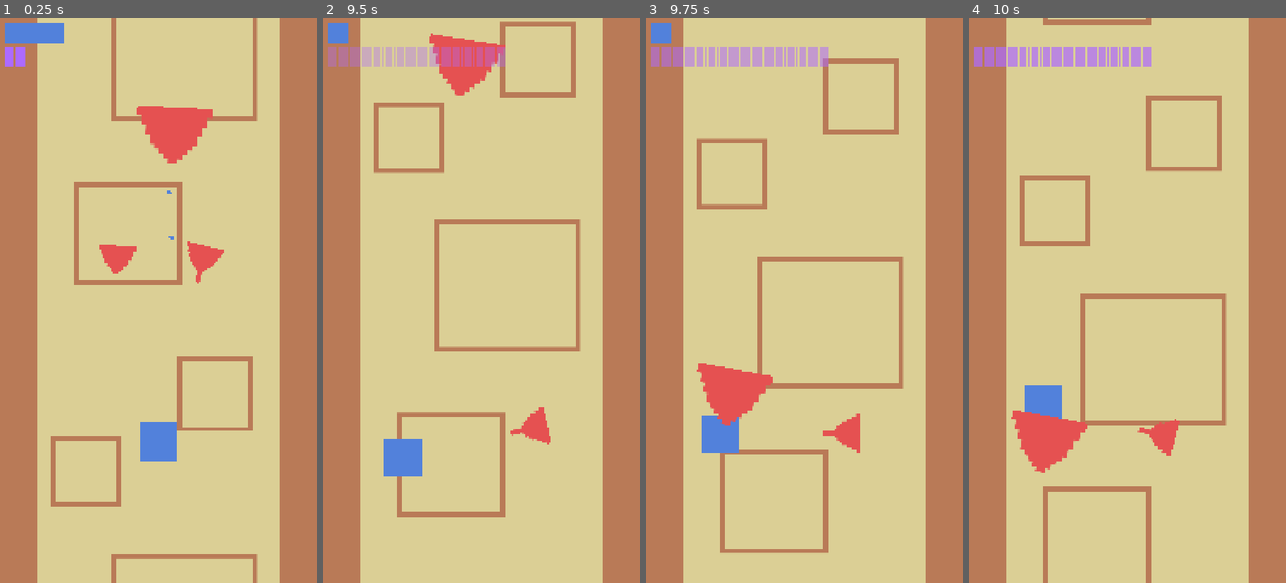
Above: before the commit, frames 1-4 (left to right).
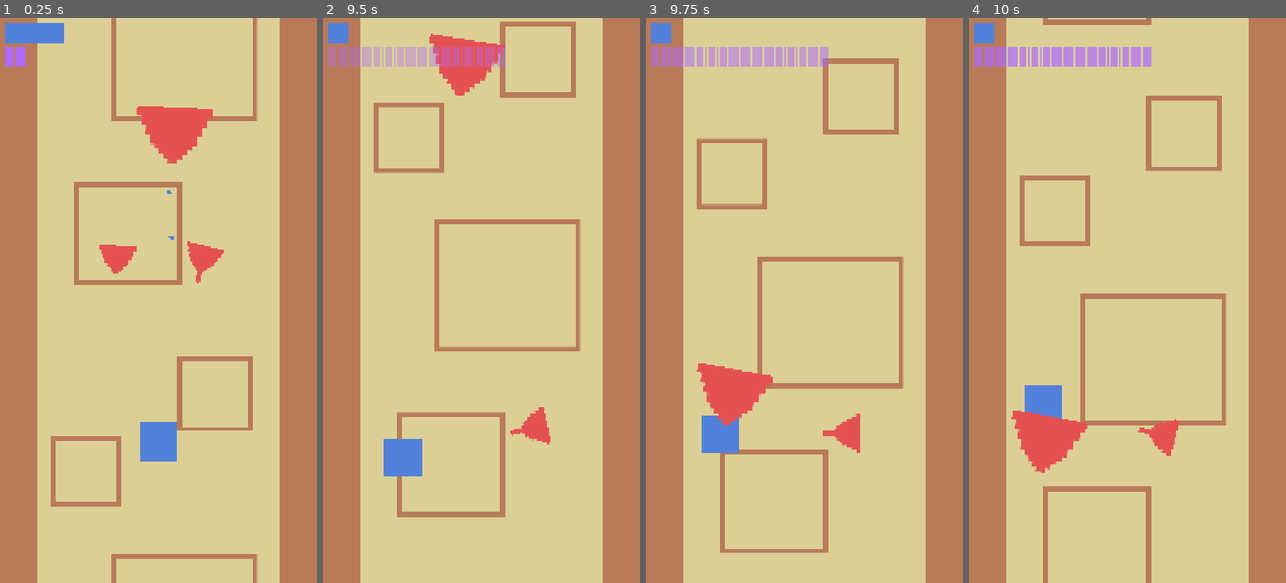
Above: after the commit, the same moments.

Repository: cormacoshaughnessey-maker/PanthersArcade
Game: Godot game, scene res://Scenes/game.tscn
Same seed, same stepped clock (60 frames per second), same inputs: the game is played once before the commit and once after it.
Inputs:
- Up to frame 1 (0.25 s): no input
- Up to frame 2 (9.5 s): hold Right (right) 0.53-1.28 s; hold Space (rewind) 0.53-1.28 s; hold Down (down) 1.28-2.03 s; tap Space (rewind) every 1.5 s from 1.35 to 8.85 s; hold Right (right) 2.03-2.78 s; hold Space (rewind) 2.03-2.78 s; hold Up (up) 2.78-3.53 s; hold Space (rewind) 3.53-4.28 s; hold Left (left) 3.53-5.03 s; hold Down (down) 5.03-5.78 s; hold Space (rewind) 5.03-5.78 s; hold Right (right) 5.78-6.53 s; hold Up (up) 6.53-7.28 s; hold Space (rewind) 6.53-7.28 s; hold Right (right) 7.28-8.03 s; hold Down (down) 8.03-8.78 s; hold Space (rewind) 8.03-8.78 s; hold Left (left) from 8.78 s (still down)
- Up to frame 3 (9.75 s): release Left (left) at 9.53 s; hold Up (up) from 9.53 s (still down); hold Space (rewind) from 9.53 s (still down)
- Up to frame 4 (10 s): keep holding Up (up); keep holding Space (rewind)

Frames 1-3 are identical in both runs. In frame 4, 0.2% of the frame differs, in the area x 1-8%, y 0-5%.

Commit message:
Reorganized Life Variables
Removed all of the life variables from the player class; now it's only tracked in the game script

Diff:
--- a/panthers-arcade-game/Scenes/game.tscn
+++ b/panthers-arcade-game/Scenes/game.tscn
@@ -33,6 +33,7 @@
 z_index = 1
 position = Vector2(540, 1440)
 motion_mode = 1
+invincibility_duration = 2.0
 max_rewind_length_in_seconds = 1.0
 
 [node name="PlayerAttacks" type="Node" parent="." unique_id=1452552307]
@@ -53,7 +54,6 @@
 z_index = 10
 position = Vector2(680, 800)
 
-[connection signal="lives_changed" from="Player" to="." method="_on_player_lives_changed"]
 [connection signal="body_entered" from="Enemies/MiniBoss" to="." method="_on_mini_boss_body_entered"]
 [connection signal="body_entered" from="Enemies/MeleeEnemy" to="." method="_on_melee_enemy_body_entered"]
 [connection signal="body_entered" from="Enemies/RangedEnemy" to="." method="_on_ranged_enemy_body_entered"]
--- a/panthers-arcade-game/Scripts/game.gd
+++ b/panthers-arcade-game/Scripts/game.gd
@@ -18,7 +18,7 @@
 	lives = 3
 
 
-#functions for taking damage with collision
+ # INFO: functions for taking damage with collision
 func _on_mini_boss_body_entered(body: Node2D) -> void:
 	if body.has_method("lose_life"):
 		body.lose_life()
@@ -34,9 +34,8 @@
 		body.lose_life()
 
 
-func _on_player_lives_changed(new_lives: int) -> void:
-	lives = new_lives
-	print("hi")
+func game_over() -> void:
+	pass
 
 
 func _physics_process(delta: float) -> void:
--- a/panthers-arcade-game/Scripts/player.gd
+++ b/panthers-arcade-game/Scripts/player.gd
@@ -1,4 +1,4 @@
-extends CharacterBody2D
+class_name Player extends CharacterBody2D
 
 @export var speed := 300.0
 @export var max_health := 100.0
@@ -6,7 +6,7 @@
 @export var invincibility_duration := 1.5  # seconds of i-frames after getting hit
 
 # signals for the UI to hook into
-signal lives_changed(current_lives: int)
+#signal lives_changed(current_lives: int)
 signal player_died
 
 @export var max_rewind_length_in_seconds := 1.5
@@ -18,7 +18,7 @@
 var attack_positions : Array[Vector2]
 
 var current_health : float
-var current_lives : int
+#var current_lives : int
 var is_invincible := false  # i-frames after taking damage
 
 @onready var game_node := self.get_parent()
@@ -33,11 +33,9 @@
 var projection_scene := preload("res://Scenes/player_projection.tscn")
 
 
+ # INFO: Function run when the game starts
 func _ready() -> void:
 	add_to_group("player")
-	# initialize health and lives
-	current_health = max_health
-	current_lives = max_lives
 	# calculate max rewind length based on physics ticks
 	max_rewind_length = max_rewind_length_in_seconds * Engine.physics_ticks_per_second * rewind_speed
 	invincibility_cooldown_timer.wait_time = invincibility_duration
@@ -141,18 +139,16 @@
  # INFO: Player loses a life
 func lose_life() -> void:
 	if not rewinding and not is_invincible:
-		current_lives -= 1
-		print("hi2")
-		lives_changed.emit(current_lives)
-
-		if current_lives <= 0:
+		game_node.lives -= 1
+		if game_node.lives <= 0:
 			# game over man, game over
 			player_died.emit()
 			# TODO: play death animation, show game over screen
 			print("player is dead! game over!")
+			game_node.game_over()
 		else:
 			start_invincibility()
-			print("lost a life! lives left: ", current_lives)
+			print("lost a life! lives left: ", game_node.lives)
 
 
  # INFO: Make player invincible for a bit after getting hit
@@ -160,7 +156,6 @@
 	is_invincible = true
 	# TODO: make sprite flash or something to show i-frames
 	invincibility_cooldown_timer.start()
-
 
 
  # INFO: Ending of invincibility timers
